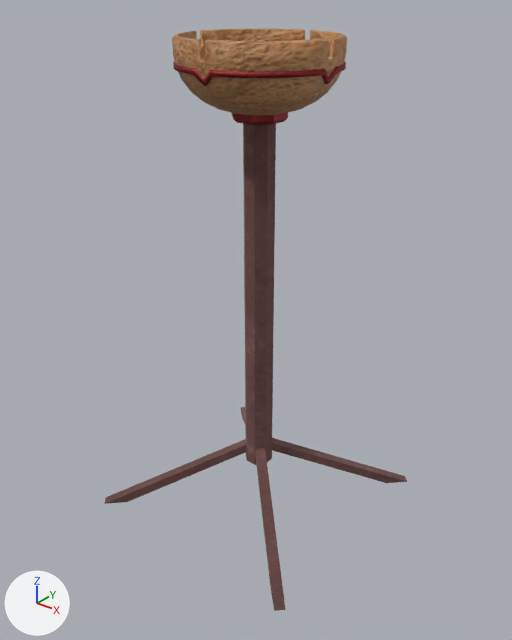
What one commit did to the glTF model Assets/gltf/FireStand.gltf.
The view is the same before and after, from a camera (50 mm lens) standing at (1.85, -2.33, 2.43) and looking at (0.02, -0.05, 1.01). The lights are fixed; the arrows at lower left show +X, +Y and +Z. Where no turn or scale is listed for an object, it has been applied to the vertices. Vertices at the same position are counted once.

Objects in the first picture: 'Bowl', 'BowlAddon', 'Feets', 'Stem', 'StemAddon'.
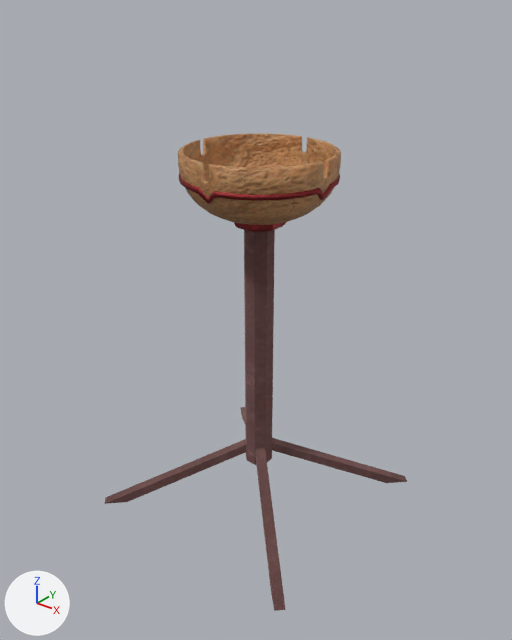
Patch to the scene script:
```diff
--- a/Assets/gltf/FireStand.gltf.py
+++ b/Assets/gltf/FireStand.gltf.py
@@ me_cylinder @@
 me_cylinder.from_pydata(...)  # 24 vertices, 44 faces; spans x -0.06..0.06, y -0.06..0.06, z -0.87..0.87
 # used by ob_stem; location = (0.0, 0.0, 1.066)
+# me_cylinder part 1: the whole mesh is scaled about its middle by (1, 1, 0.726), then moved by (0.0, 0.0, -0.24)
 me_cylinder.materials.append(mat_stem)
@@ ob_bowl @@
 ob_bowl = bpy.data.objects.new('Bowl', me_circle)
-ob_bowl.location = (0.0, 0.0, 1.953)
+ob_bowl.location = (0.0, 0.0, 1.508)
@@ ob_stemaddon @@
 ob_stemaddon = bpy.data.objects.new('StemAddon', me_cylinder_001)
-ob_stemaddon.location = (0.0, 0.0, 1.066)
+ob_stemaddon.location = (0.0, 0.0, 0.621)
@@ ob_bowladdon @@
 ob_bowladdon = bpy.data.objects.new('BowlAddon', me_circle_001)
-ob_bowladdon.location = (0.0, 0.0, 1.917)
+ob_bowladdon.location = (0.0, 0.0, 1.472)
```

Boxes [x1, y1, x2, y2] around the edits, measured in the pictures (512 x 640 px; the box of a moved part takes in the faces that stretch with it):
'Bowl', moved: before [172, 29, 347, 116]; after [178, 133, 341, 225]
'Stem', mesh rescaled (31% shorter): before [243, 124, 276, 465]; after [244, 230, 275, 465]
'BowlAddon', moved: before [173, 62, 346, 86]; after [179, 173, 340, 204]
'StemAddon', moved: before [232, 113, 288, 125]; after [234, 222, 286, 232]
part 1 of me_cylinder, moved or reshaped: before [243, 124, 276, 453]; after [244, 230, 275, 453]
